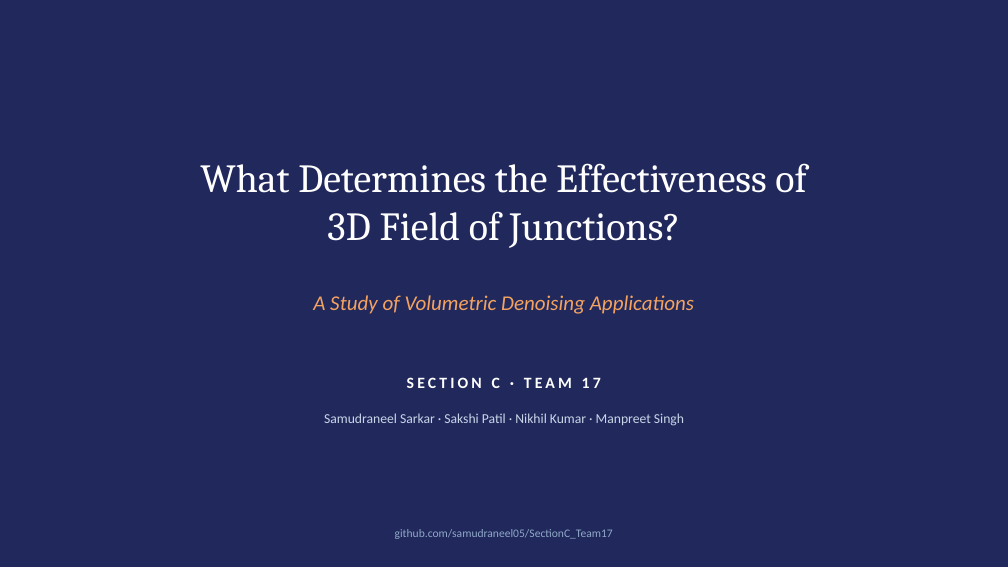
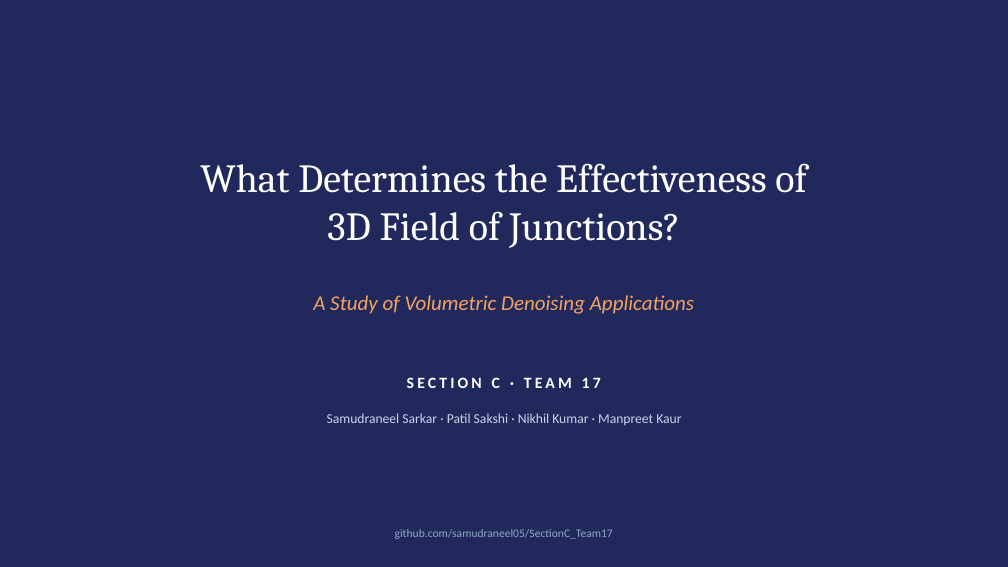
Before and after one commit to samudraneel05/SectionC_Team17, a slide deck: slide 1 of presentation/SectionC_Team17_presentation.pptx. Drawn at 1008x567 pixels with LibreOffice and Linux fonts; fonts in the diff are those of the drawing. Boxes give left, top, right and bottom in pixels: in the first picture for what was removed or moved away, otherwise in the second. Text is boxed around its words. In the diff, an @@ line names an element or a change of style, - is before the commit and + after.

Commit message:
Correct author names in report and presentation
Patil Sakshi and Manpreet Kaur in the report author block and
on the presentation title slide.

```diff
--- a/presentation/SectionC_Team17_presentation.pptx
+++ b/presentation/SectionC_Team17_presentation.pptx
@@ text at bbox=[327, 413, 681, 425]: text changed @@
-Samudraneel Sarkar · Sakshi Patil · Nikhil Kumar · Manpreet Singh
+Samudraneel Sarkar · Patil Sakshi · Nikhil Kumar · Manpreet Kaur
```
Also in this commit, not shown: 3 other slides changed, 3 other files.
